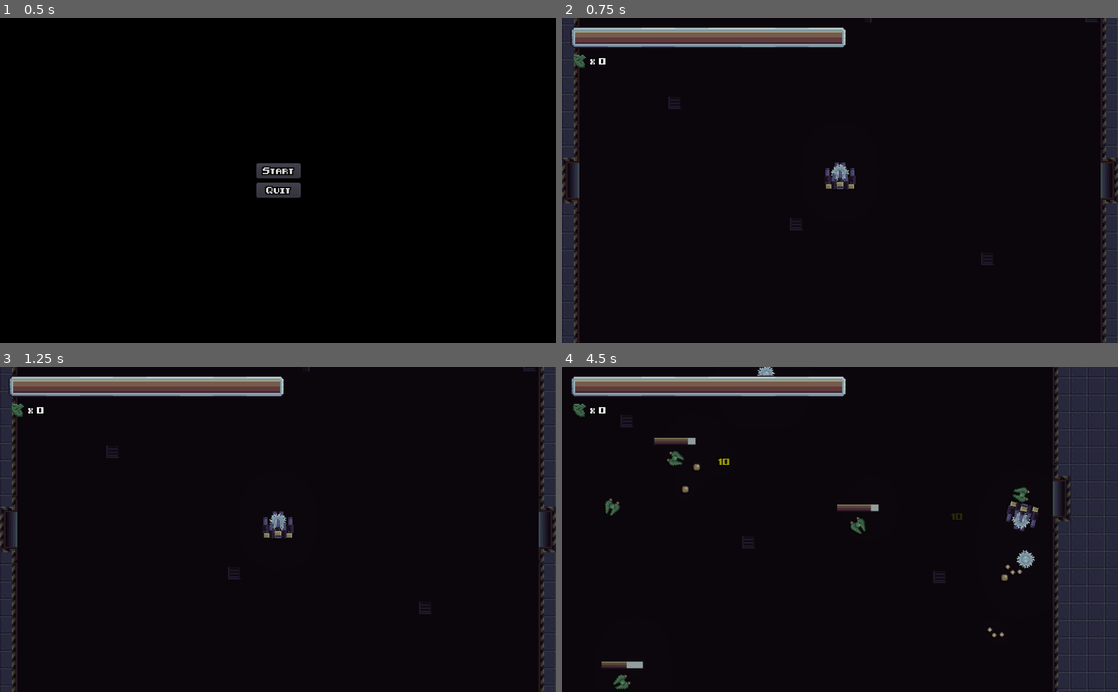
Above: before the commit, frames 1-4 (two rows, left to right).
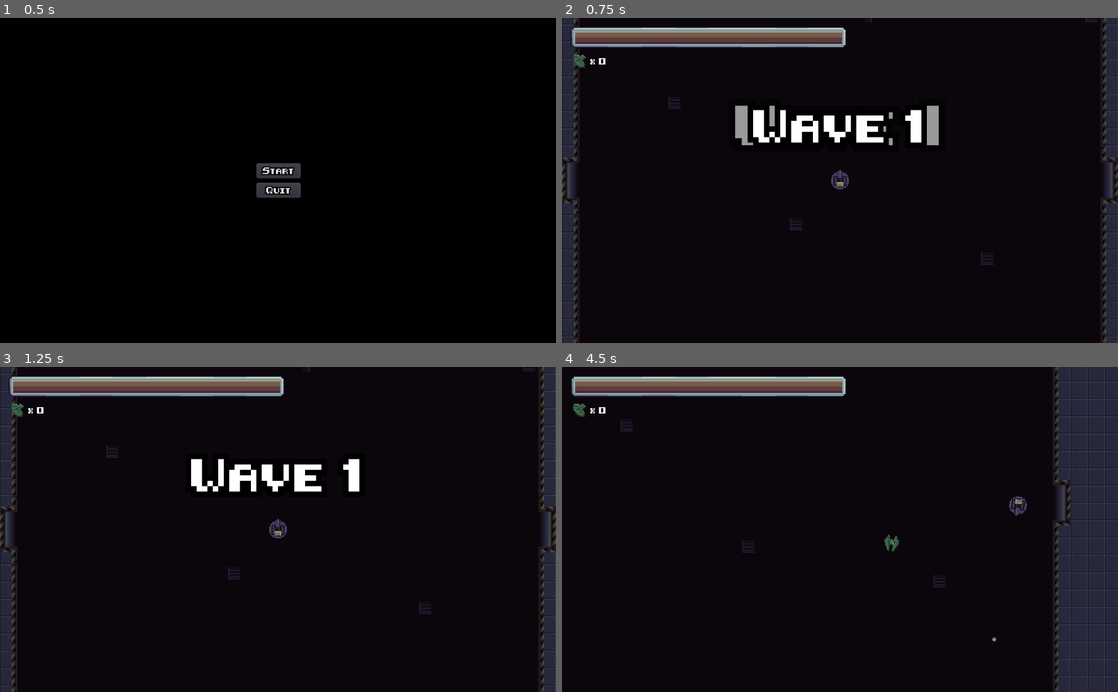
Above: after the commit, the same moments.

Repository: backwardspy/firepower
Game: Godot game, scene res://states/Menu.tscn
Same seed, same stepped clock (60 frames per second), same inputs: the game is played once before the commit and once after it. Sound files missing from this copy of the repository are replaced by a short silence.
Inputs (mouse positions are in pixels of both pictures, inside the frame that each line leads up to):
- Up to frame 1 (0.5 s): no input
- Up to frame 2 (0.75 s): click "Start" at 0.5 s
- Up to frame 3 (1.25 s): no input
- Up to frame 4 (4.5 s): move the mouse to (962, 513) at 1.27 s; press the mouse at (962, 513) at 1.28 s; hold D (right) 1.28-2.03 s; move the mouse to (728, 545) at 2.02 s; release the mouse at (728, 545) at 2.03 s; hold S (down) 2.03-2.78 s; click (728, 545) at 2.1 s; move the mouse to (895, 458) at 2.77 s; press the mouse at (895, 458) at 2.78 s; hold D (right) 2.78-3.53 s; move the mouse to (812, 594) at 3.52 s; release the mouse at (812, 594) at 3.53 s; hold W (up) 3.53-4.28 s; click (812, 594) at 3.6 s; move the mouse to (1006, 578) at 4.27 s; press the mouse at (1006, 578) at 4.28 s; hold A (left) from 4.28 s (still down)

Frame 1 is identical in both runs. In frame 2, 2.6% of the frame differs, in the area x 1-99%, y 26-56%; in frame 3, 2.0%; in frame 4, 2.6%, in the area x 7-99%, y 0-100%.

Commit message:
implement wave mechanics

Diff:
--- a/mobs/Mob.gd
+++ b/mobs/Mob.gd
@@ -3,6 +3,7 @@
 class_name Mob
 
 signal health_changed
+signal died
 
 export var bounds := Rect2(-220, -220, 220, 220)
 export var speed := 300.0
@@ -64,6 +65,8 @@
 
     call_deferred("_spawn_loot")
 
+    emit_signal("died")
+
     yield($AudioStreamPlayer, "finished")
     queue_free()
 
--- a/mobs/Spawner.gd
+++ b/mobs/Spawner.gd
@@ -1,14 +1,84 @@
 extends Node
 
+signal wave_ended
+signal wave_started
+
+export var base_mobs_per_wave := 10
+export var mobs_per_difficulty := 2.0
+export var min_spawn_per_second := 0.5
+export var max_spawn_per_second := 2.0
+export var spawn_rate_per_wave := 0.1
 export var player_path: NodePath
+export var upgrade_shop_path: NodePath
 export var mob_scene: PackedScene
 
 onready var _spawn_points := get_children()
 onready var _player := get_node(player_path)
+onready var _upgrade_shop: CanvasItem = get_node(upgrade_shop_path)
+onready var _spawn_timer: Timer = get_node("../SpawnTimer")
+
+var _wave_difficulty := 1
+
+var _max_mobs := 0
+var _spawn_per_second := 0.5
+
+var _spawned_this_wave := 0
+var _died_this_wave := 0
+
+func _calc_max_mobs():
+    return base_mobs_per_wave + int(_wave_difficulty * mobs_per_difficulty)
+
+func _new_wave(difficulty: int):
+    _wave_difficulty = difficulty
+    _spawn_per_second = lerp(
+        min_spawn_per_second,
+        max_spawn_per_second,
+        min((_wave_difficulty - 1) * spawn_rate_per_wave, 1)
+    )
+    _max_mobs = _calc_max_mobs()
+
+    print("starting wave of difficulty %s with %s mobs and %s spawns/s" % [_wave_difficulty, _max_mobs, _spawn_per_second])
+
+    _spawned_this_wave = 0
+    _died_this_wave = 0
+
+    _spawn_timer.start(1.0 / _spawn_per_second)
+
+    emit_signal("wave_started", _wave_difficulty)
+
+func _end_wave():
+    emit_signal("wave_ended")
+
+    _upgrade_shop.visible = true
+
+func _on_mob_death():
+    _died_this_wave += 1
+
+    if _died_this_wave >= _max_mobs:
+        _end_wave()
 
 func spawn():
+    if _spawned_this_wave >= _max_mobs:
+        return
+
     var spawn_point: Position2D = _spawn_points[randi() % _spawn_points.size()]
     var mob: Mob = mob_scene.instance()
     mob.set_player(_player)
     mob.position = spawn_point.position
+
+    mob.connect("died", self, "_on_mob_death")
+
     get_tree().current_scene.add_child(mob)
+
+    _spawned_this_wave += 1
+
+func _ready():
+    _new_wave(1)
+
+func _on_UpgradeShop_upgrade_purchased():
+    _upgrade_shop.visible = false
+    _new_wave(_wave_difficulty + 1)
+
+func _on_UpgradeShop_wave_repeated():
+    _upgrade_shop.visible = false
+    _new_wave(_wave_difficulty)
--- a/player/Player.gd
+++ b/player/Player.gd
@@ -20,6 +20,10 @@
         _health = 0.0
         emit_signal("died")
 
+    emit_signal("health_changed", _health / max_health)
+
+func heal(healing: float):
+    _health = min(_health + healing, max_health)
     emit_signal("health_changed", _health / max_health)
 
 func _add_scrap():
@@ -50,3 +54,6 @@
     if body is Scrap:
         body.succ(self)
         _add_scrap()
+
+func _on_Spawner_wave_ended():
+    heal(max_health * 0.5)
--- a/player/Player.tscn
+++ b/player/Player.tscn
@@ -1,12 +1,8 @@
-[gd_scene load_steps=14 format=2]
+[gd_scene load_steps=10 format=2]
 
 [ext_resource path="res://sprites.png" type="Texture" id=1]
 [ext_resource path="res://player/Player.gd" type="Script" id=2]
 [ext_resource path="res://weapons/MachineGun.tscn" type="PackedScene" id=3]
-[ext_resource path="res://weapons/LeftMachineGun.tscn" type="PackedScene" id=4]
-[ext_resource path="res://weapons/RightMachineGun.tscn" type="PackedScene" id=5]
-[ext_resource path="res://weapons/Cannon.tscn" type="PackedScene" id=6]
-[ext_resource path="res://weapons/BladeLauncher.tscn" type="PackedScene" id=7]
 
 [sub_resource type="CircleShape2D" id=1]
 radius = 7.97211
@@ -88,6 +84,7 @@
 collision_layer = 6
 collision_mask = 2147483649
 script = ExtResource( 2 )
+max_health = 200.0
 
 [node name="CollisionShape2D" type="CollisionShape2D" parent="."]
 shape = SubResource( 1 )
@@ -126,36 +123,27 @@
 [node name="Center" type="Position2D" parent="Hub/HeavySlots"]
 position = Vector2( 8.5, 0 )
 
-[node name="BladeLauncher" parent="Hub/HeavySlots/Center" instance=ExtResource( 7 )]
-
 [node name="MediumSlots" type="Node2D" parent="Hub"]
 
 [node name="Left" type="Position2D" parent="Hub/MediumSlots"]
 position = Vector2( 3.5, -11.5 )
 
-[node name="Cannon" parent="Hub/MediumSlots/Left" instance=ExtResource( 6 )]
-time_between_shots = 0.5
-
 [node name="Right" type="Position2D" parent="Hub/MediumSlots"]
 position = Vector2( 3.5, 11.5 )
-
-[node name="Cannon" parent="Hub/MediumSlots/Right" instance=ExtResource( 6 )]
-time_between_shots = 0.5
 
 [node name="LightSlots" type="Node2D" parent="Hub"]
 
 [node name="Left" type="Position2D" parent="Hub/LightSlots"]
 position = Vector2( -1.5, -6 )
-
-[node name="MachineGun" parent="Hub/LightSlots/Left" instance=ExtResource( 4 )]
+rotation = -0.0523599
 
 [node name="Center" type="Position2D" parent="Hub/LightSlots"]
 position = Vector2( 1.5, 0 )
 
 [node name="MachineGun" parent="Hub/LightSlots/Center" instance=ExtResource( 3 )]
+time_between_shots = 0.2
 
 [node name="Right" type="Position2D" parent="Hub/LightSlots"]
 position = Vector2( -1.5, 6 )
-
-[node name="MachineGun" parent="Hub/LightSlots/Right" instance=ExtResource( 5 )]
+rotation = 0.0523599
 [connection signal="body_entered" from="LootSuccArea" to="." method="_on_LootSuccArea_body_entered"]
--- a/states/Game.tscn
+++ b/states/Game.tscn
@@ -9,32 +9,95 @@
 [ext_resource path="res://ui/HealthBar.gd" type="Script" id=7]
 [ext_resource path="res://ui/ui_theme.tres" type="Theme" id=8]
 [ext_resource path="res://ui/ScrapAmount.gd" type="Script" id=9]
-
-[sub_resource type="Environment" id=23]
+[ext_resource path="res://ui/UpgradeShop.tscn" type="PackedScene" id=10]
+[ext_resource path="res://ui/GameAnimations.gd" type="Script" id=11]
+
+[sub_resource type="Environment" id=1]
 background_mode = 4
 glow_enabled = true
 glow_intensity = 2.0
 glow_hdr_threshold = 0.08
 
-[sub_resource type="AtlasTexture" id=1]
+[sub_resource type="Animation" id=24]
+resource_name = "wave-start"
+length = 2.0
+tracks/0/type = "value"
+tracks/0/path = NodePath("UI/Control/WaveStartLabel:modulate")
+tracks/0/interp = 1
+tracks/0/loop_wrap = true
+tracks/0/imported = false
+tracks/0/enabled = true
+tracks/0/keys = {
+"times": PoolRealArray( 0, 0.1, 1.7, 2 ),
+"transitions": PoolRealArray( 1, 1, 1, 1 ),
+"update": 0,
+"values": [ Color( 1, 1, 1, 0 ), Color( 1, 1, 1, 1 ), Color( 1, 1, 1, 1 ), Color( 1, 1, 1, 0 ) ]
+}
+tracks/1/type = "value"
+tracks/1/path = NodePath("UI/Control/WaveStartLabelShadow:rect_scale")
+tracks/1/interp = 1
+tracks/1/loop_wrap = true
+tracks/1/imported = false
+tracks/1/enabled = true
+tracks/1/keys = {
+"times": PoolRealArray( 0.1, 0.5 ),
+"transitions": PoolRealArray( 1, 1 ),
+"update": 0,
+"values": [ Vector2( 5, 5 ), Vector2( 10, 10 ) ]
+}
+tracks/2/type = "value"
+tracks/2/path = NodePath("UI/Control/WaveStartLabelShadow:modulate")
+tracks/2/interp = 1
+tracks/2/loop_wrap = true
+tracks/2/imported = false
+tracks/2/enabled = true
+tracks/2/keys = {
+"times": PoolRealArray( 0.1, 0.5 ),
+"transitions": PoolRealArray( 1, 1 ),
+"update": 0,
+"values": [ Color( 1, 1, 1, 0.752941 ), Color( 1, 1, 1, 0 ) ]
+}
+tracks/3/type = "value"
+tracks/3/path = NodePath("UI/Control/WaveStartLabelShadow:visible")
+tracks/3/interp = 1
+tracks/3/loop_wrap = true
+tracks/3/imported = false
+tracks/3/enabled = true
+tracks/3/keys = {
+"times": PoolRealArray( 0, 0.1 ),
+"transitions": PoolRealArray( 1, 1 ),
+"update": 1,
+"values": [ false, true ]
+}
+tracks/4/type = "value"
+tracks/4/path = NodePath("UI/Control/WaveStartLabel:visible")
+tracks/4/interp = 1
+tracks/4/loop_wrap = true
+tracks/4/imported = false
+tracks/4/enabled = true
+tracks/4/keys = {
+"times": PoolRealArray( 0, 2 ),
+"transitions": PoolRealArray( 1, 1 ),
+"update": 1,
+"values": [ true, false ]
+}
+
+[sub_resource type="AtlasTexture" id=2]
 atlas = ExtResource( 2 )
 region = Rect2( 112, 96, 16, 16 )
 
-[sub_resource type="AtlasTexture" id=2]
+[sub_resource type="AtlasTexture" id=3]
 atlas = ExtResource( 2 )
 region = Rect2( 80, 96, 16, 16 )
 
-[sub_resource type="AtlasTexture" id=3]
+[sub_resource type="AtlasTexture" id=4]
 atlas = ExtResource( 2 )
 region = Rect2( 96, 96, 16, 16 )
 
-[sub_resource type="AtlasTexture" id=4]
+[sub_resource type="AtlasTexture" id=5]
 atlas = ExtResource( 2 )
 region = Rect2( 112, 48, 16, 16 )
 
-[sub_resource type="ConvexPolygonShape2D" id=5]
-points = PoolVector2Array( 0, 0, 16, 0, 16, 16, 0, 16 )
-
 [sub_resource type="ConvexPolygonShape2D" id=6]
 points = PoolVector2Array( 0, 0, 16, 0, 16, 16, 0, 16 )
 
@@ -83,7 +146,10 @@
 [sub_resource type="ConvexPolygonShape2D" id=21]
 points = PoolVector2Array( 0, 0, 16, 0, 16, 16, 0, 16 )
 
-[sub_resource type="TileSet" id=22]
+[sub_resource type="ConvexPolygonShape2D" id=22]
+points = PoolVector2Array( 0, 0, 16, 0, 16, 16, 0, 16 )
+
+[sub_resource type="TileSet" id=23]
 1/name = "outside"
 1/texture = ExtResource( 2 )
 1/tex_offset = Vector2( 0, 0 )
@@ -468,7 +534,18 @@
 script = ExtResource( 5 )
 
 [node name="WorldEnvironment" type="WorldEnvironment" parent="."]
-environment = SubResource( 23 )
+environment = SubResource( 1 )
+
+[node name="AudioStreamPlayer" type="AudioStreamPlayer" parent="."]
+stream = ExtResource( 6 )
+volume_db = -5.0
+autoplay = true
+
+[node name="AnimationPlayer" type="AnimationPlayer" parent="."]
+anims/wave-start = SubResource( 24 )
+script = ExtResource( 11 )
+wave_start_label = NodePath("../UI/Control/WaveStartLabel")
+wave_start_label_shadow = NodePath("../UI/Control/WaveStartLabelShadow")
 
 [node name="UI" type="CanvasLayer" parent="."]
 
@@ -526,8 +603,51 @@
 "_edit_use_anchors_": false
 }
 
+[node name="WaveStartLabelShadow" type="Label" parent="UI/Control"]
+visible = false
+modulate = Color( 1, 1, 1, 0.752941 )
+anchor_left = 0.5
+anchor_top = 0.5
+anchor_right = 0.5
+anchor_bottom = 0.5
+margin_left = -30.0
+margin_top = -50.0
+margin_right = 30.0
+margin_bottom = -40.0
+rect_scale = Vector2( 5, 5 )
+rect_pivot_offset = Vector2( 30, 5 )
+text = "Wave 10"
+align = 1
+__meta__ = {
+"_edit_use_anchors_": false
+}
+
+[node name="WaveStartLabel" type="Label" parent="UI/Control"]
+visible = false
+modulate = Color( 1, 1, 1, 0 )
+anchor_left = 0.5
+anchor_top = 0.5
+anchor_right = 0.5
+anchor_bottom = 0.5
+margin_left = -30.0
+margin_top = -50.0
+margin_right = 30.0
+margin_bottom = -40.0
+rect_scale = Vector2( 5, 5 )
+rect_pivot_offset = Vector2( 30, 5 )
+text = "Wave 10"
+align = 1
+__meta__ = {
+"_edit_use_anchors_": false
+}
+
+[node name="UpgradeShop" parent="UI/Control" instance=ExtResource( 10 )]
+visible = false
+margin_right = 0.0
+margin_bottom = 0.0
+
 [node name="TileMap" type="TileMap" parent="."]
-tile_set = SubResource( 22 )
+tile_set = SubResource( 23 )
 cell_size = Vector2( 16, 16 )
 collision_layer = 5
 collision_mask = 9
@@ -549,6 +669,7 @@
 [node name="Spawner" type="Node" parent="."]
 script = ExtResource( 4 )
 player_path = NodePath("../../Root/Player")
+upgrade_shop_path = NodePath("../UI/Control/UpgradeShop")
 mob_scene = ExtResource( 3 )
 
 [node name="SpawnPoint0" type="Position2D" parent="Spawner"]
@@ -566,12 +687,11 @@
 [node name="SpawnTimer" type="Timer" parent="."]
 wait_time = 0.5
 autostart = true
-
-[node name="AudioStreamPlayer" type="AudioStreamPlayer" parent="."]
-stream = ExtResource( 6 )
-volume_db = -5.0
-autoplay = true
+[connection signal="upgrade_purchased" from="UI/Control/UpgradeShop" to="Spawner" method="_on_UpgradeShop_upgrade_purchased"]
+[connection signal="wave_repeated" from="UI/Control/UpgradeShop" to="Spawner" method="_on_UpgradeShop_wave_repeated"]
 [connection signal="died" from="Player" to="." method="_on_Player_died"]
 [connection signal="health_changed" from="Player" to="UI/Control/HealthBar" method="_on_Player_health_changed"]
 [connection signal="scrap_changed" from="Player" to="UI/Control/TextureRect/ScrapAmount" method="change_scrap_amount"]
+[connection signal="wave_ended" from="Spawner" to="Player" method="_on_Spawner_wave_ended"]
+[connection signal="wave_started" from="Spawner" to="AnimationPlayer" method="_on_Spawner_wave_started"]
 [connection signal="timeout" from="SpawnTimer" to="Spawner" method="spawn"]
--- /dev/null
+++ b/ui/GameAnimations.gd
@@ -0,0 +1,13 @@
+extends AnimationPlayer
+
+export var wave_start_label: NodePath
+export var wave_start_label_shadow: NodePath
+
+onready var _wave_start_label: Label = get_node(wave_start_label)
+onready var _wave_start_label_shadow: Label = get_node(wave_start_label_shadow)
+
+func _on_Spawner_wave_started(difficulty: int):
+    var label_text := "Wave %s" % difficulty
+    _wave_start_label.text = label_text
+    _wave_start_label_shadow.text = label_text
+    play("wave-start")
--- /dev/null
+++ b/ui/UpgradeShop.gd
@@ -0,0 +1,10 @@
+extends Control
+
+signal upgrade_purchased
+signal wave_repeated
+
+func _on_TEMPNextWave_pressed():
+    emit_signal("upgrade_purchased")
+
+func _on_Repeat_pressed():
+    emit_signal("wave_repeated")
--- /dev/null
+++ b/ui/UpgradeShop.tscn
@@ -0,0 +1,45 @@
+[gd_scene load_steps=3 format=2]
+
+[ext_resource path="res://ui/UpgradeShop.gd" type="Script" id=1]
+[ext_resource path="res://ui/ui_theme.tres" type="Theme" id=2]
+
+[node name="UpgradeShop" type="Control"]
+anchor_right = 1.0
+anchor_bottom = 1.0
+margin_right = -512.0
+margin_bottom = -300.0
+theme = ExtResource( 2 )
+script = ExtResource( 1 )
+__meta__ = {
+"_edit_use_anchors_": false
+}
+
+[node name="TEMPNextWave" type="Button" parent="."]
+anchor_left = 0.5
+anchor_top = 1.0
+anchor_right = 0.5
+anchor_bottom = 1.0
+margin_left = -40.5
+margin_top = -40.0
+margin_right = 40.5
+margin_bottom = -20.0
+text = "Next Wave"
+__meta__ = {
+"_edit_use_anchors_": false
+}
+
+[node name="Repeat" type="Button" parent="."]
+anchor_left = 1.0
+anchor_top = 1.0
+anchor_right = 1.0
+anchor_bottom = 1.0
+margin_left = -99.6877
+margin_top = -40.0
+margin_right = -18.6877
+margin_bottom = -20.0
+text = "Repeat"
+__meta__ = {
+"_edit_use_anchors_": false
+}
+[connection signal="pressed" from="TEMPNextWave" to="." method="_on_TEMPNextWave_pressed"]
+[connection signal="pressed" from="Repeat" to="." method="_on_Repeat_pressed"]
Binary file changed: sprites.png
Not shown: 20 places in states/Game.tscn that only renumber resources
